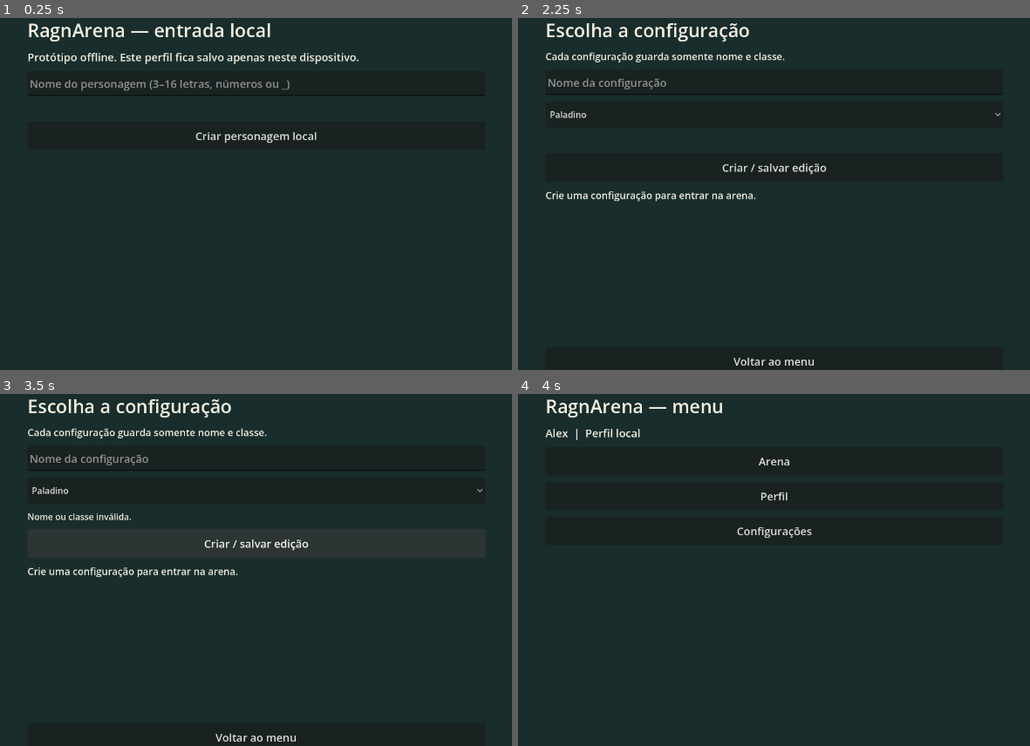
Above: before the commit, frames 1-4 (two rows, left to right).
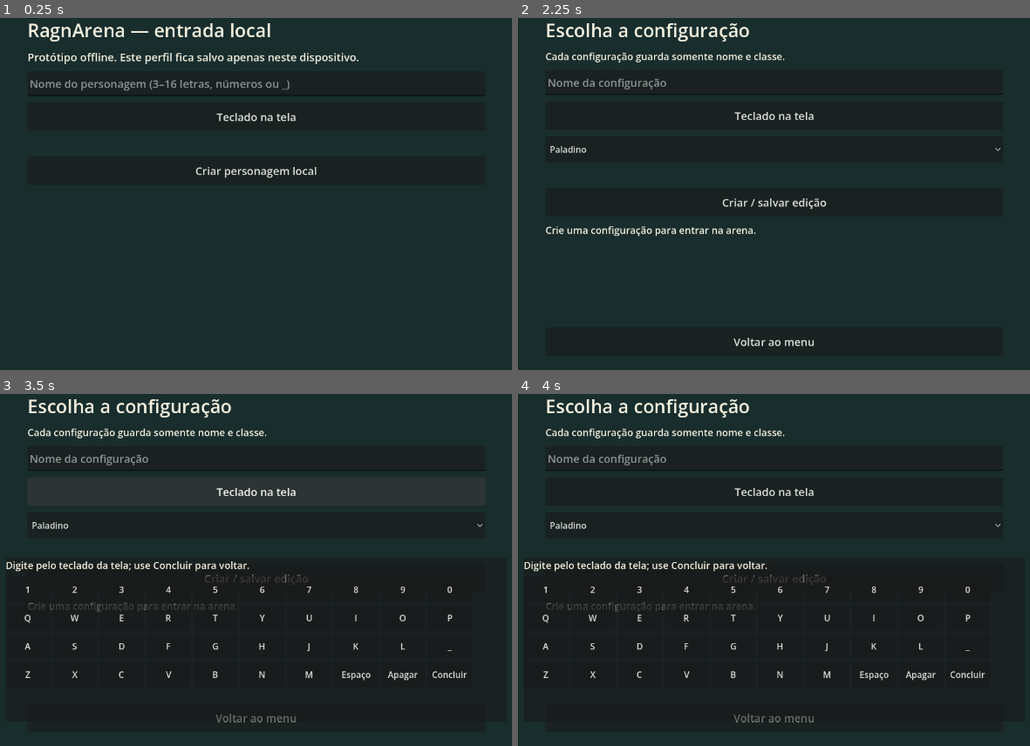
Above: after the commit, the same moments.

Repository: LRFSousa/RagArena
Game: Godot game, scene res://scenes/main.tscn
Same seed, same stepped clock (60 frames per second), same inputs: the game is played once before the commit and once after it.
Inputs (mouse positions are in pixels of both pictures, inside the frame that each line leads up to):
- Up to frame 1 (0.25 s): no input
- Up to frame 2 (2.25 s): click (774, 84) at 0.52 s; type "Alex" at 0.6 s; click "Criar personagem local" at 1.25 s; click "Arena" at 2 s
- Up to frame 3 (3.5 s): click "Criar / salvar edição" (after the commit: "Teclado na tela") at 2.75 s
- Up to frame 4 (4 s): click "Voltar ao menu" at 3.5 s

The runs differ from the first frame. In frame 1, 0.7% of the frame differs, in the area x 38-62%, y 26-46%; in frame 2, 2.0%; in frame 3, 3.2%; in frame 4, 3.9%, in the area x 1-95%, y 1-94%.

Commit message:
Fix mobile web name entry with on-screen keyboard

Diff:
--- a/scripts/main_flow.gd
+++ b/scripts/main_flow.gd
@@ -12,6 +12,7 @@
 var arena: Node2D
 var current_preset_id := ""
 var edit_id := ""
+var keyboard_panel: PanelContainer
 
 func _ready() -> void:
 	store = ProfileStore.new()
@@ -23,6 +24,7 @@
 func make_screen(title: String) -> void:
 	for child in screen.get_children():
 		child.queue_free()
+	keyboard_panel = null
 	var background := ColorRect.new()
 	background.color = Color("192d2d")
 	background.set_anchors_and_offsets_preset(Control.PRESET_FULL_RECT)
@@ -59,6 +61,45 @@
 	(parent if parent != null else column).add_child(item)
 	return item
 
+func show_virtual_keyboard(input: LineEdit) -> void:
+	if is_instance_valid(keyboard_panel):
+		keyboard_panel.queue_free()
+	keyboard_panel = PanelContainer.new()
+	keyboard_panel.position = Vector2(180, 375)
+	keyboard_panel.size = Vector2(920, 300)
+	screen.add_child(keyboard_panel)
+	var content := VBoxContainer.new()
+	content.add_theme_constant_override("separation", 8)
+	keyboard_panel.add_child(content)
+	label("Digite pelo teclado da tela; use Concluir para voltar.", 18, content)
+	var keys := GridContainer.new()
+	keys.columns = 10
+	keys.add_theme_constant_override("h_separation", 4)
+	keys.add_theme_constant_override("v_separation", 4)
+	content.add_child(keys)
+	for token in ["1", "2", "3", "4", "5", "6", "7", "8", "9", "0", "Q", "W", "E", "R", "T", "Y", "U", "I", "O", "P", "A", "S", "D", "F", "G", "H", "J", "K", "L", "_", "Z", "X", "C", "V", "B", "N", "M"]:
+		var key := Button.new()
+		key.text = token
+		key.custom_minimum_size = Vector2(82, 48)
+		key.pressed.connect(func(): apply_virtual_key(input, token))
+		keys.add_child(key)
+	for special in ["Espaço", "Apagar", "Concluir"]:
+		var key := Button.new()
+		key.text = special
+		key.custom_minimum_size = Vector2(82, 48)
+		key.pressed.connect(func(): apply_virtual_key(input, special))
+		keys.add_child(key)
+
+func apply_virtual_key(input: LineEdit, token: String) -> void:
+	match token:
+		"Espaço": input.text += " "
+		"Apagar": input.text = input.text.substr(0, maxi(0, input.text.length() - 1))
+		"Concluir":
+			if is_instance_valid(keyboard_panel):
+				keyboard_panel.queue_free()
+			keyboard_panel = null
+		_: input.text += token
+
 func show_login() -> void:
 	screen.show()
 	make_screen("RagnArena — entrada local")
@@ -68,6 +109,7 @@
 		button("Entrar localmente", show_menu)
 	else:
 		var name_input := text_field("Nome do personagem (3–16 letras, números ou _)")
+		button("Teclado na tela", func(): show_virtual_keyboard(name_input))
 		var feedback := label("", 16)
 		button("Criar personagem local", func():
 			if store.create_identity(name_input.text):
@@ -101,6 +143,7 @@
 	make_screen("Escolha a configuração" if for_arena else "Configurações salvas")
 	label("Cada configuração guarda somente nome e classe.", 18)
 	var name_input := text_field("Nome da configuração")
+	button("Teclado na tela", func(): show_virtual_keyboard(name_input))
 	var class_picker := OptionButton.new()
 	class_picker.custom_minimum_size = Vector2(0, 48)
 	for name in CLASS_NAMES:
@@ -119,7 +162,7 @@
 		else:
 			feedback.text = store.last_error)
 	var scroller := ScrollContainer.new()
-	scroller.custom_minimum_size = Vector2(840, 280)
+	scroller.custom_minimum_size = Vector2(840, 180)
 	column.add_child(scroller)
 	var list := VBoxContainer.new()
 	list.custom_minimum_size = Vector2(820, 0)
--- a/tests/release01_smoke.gd
+++ b/tests/release01_smoke.gd
@@ -53,11 +53,8 @@
 	check(arena.wooden_blocks == 12, "12 caixas no mapa")
 	arena.player.position = Vector2(194, 210)
 	arena.player.facing = Vector2.DOWN
-	arena.attack_interval = 0.001
-	arena.attack_touch = 1
-	arena.attack_held = true
 	for i in range(hits_needed):
-		await physics_frame
+		arena.perform_attack()
 		await process_frame
 		if i < hits_needed - 1:
 			check(is_instance_valid(crate) and crate.hp > 0, "nível %d: caixa resiste ao golpe %d" % [level, i + 1])
--- a/tests/release05_smoke.gd
+++ b/tests/release05_smoke.gd
@@ -27,12 +27,23 @@
 	entry.show_login()
 	var name_input: LineEdit
 	var create_button: Button
+	var keyboard_button: Button
 	for child in entry.column.get_children():
 		if child is LineEdit:
 			name_input = child
-		elif child is Button:
+		elif child is Button and child.text == "Criar personagem local":
 			create_button = child
-	name_input.text = "Novo_Usuario"
+		elif child is Button and child.text == "Teclado na tela":
+			keyboard_button = child
+	keyboard_button.pressed.emit()
+	check(is_instance_valid(entry.keyboard_panel), "teclado alternativo abre no formulário")
+	var grid: GridContainer = entry.keyboard_panel.get_child(0).get_child(1)
+	for wanted in ["N", "O", "M", "E", "_", "1", "Apagar", "2"]:
+		for key in grid.get_children():
+			if key.text == wanted:
+				key.pressed.emit()
+				break
+	check(name_input.text == "NOME_2", "teclado alternativo digita e apaga caracteres")
 	create_button.pressed.emit()
 	check(entry.store.has_identity() and entry.column.get_child(0).text.contains("menu"), "formulário cria personagem e abre menu")
 	entry.queue_free()
Not shown, changed: export_presets.cfg
Not shown, changed: docs/ANDROID_TESTE.md
Not shown, changed: docs/CHANGELOG.md
Not shown, changed: docs/PENDENCIAS.md
Not shown, changed: docs/RELATORIOS/RELATORIO_05.md
Not shown, changed: docs/WEB_TESTE.md
